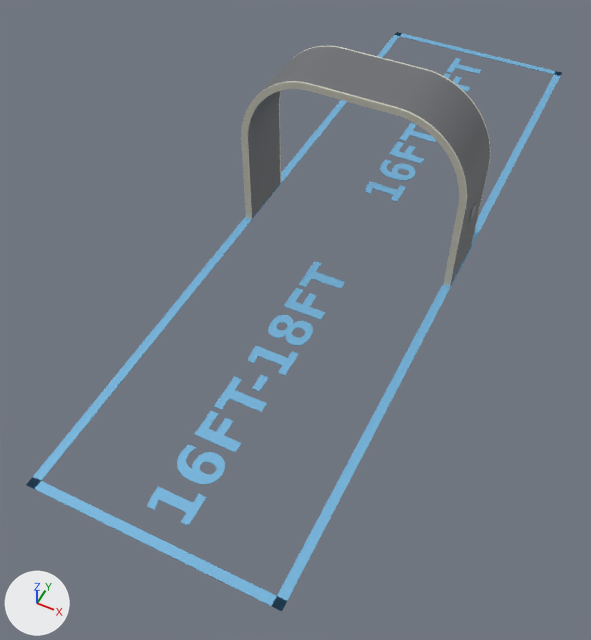
The glTF model public/colibri.glb as it was, and as the next commit left it.
Rendered twice from a 50 mm camera at (3.29, -2.97, 8.28) aimed at (-0.09, 3.79, -0.17). The axes (+X, +Y, +Z) are drawn at lower left. The lights are the same throughout. The older version comes first.

In view in the first picture: 'arch_shell', 'arch_trim_front', 'label_far_end', 'label_near_end', 'lane_left', 'lane_near_end', 'lane_right' and 3 more.
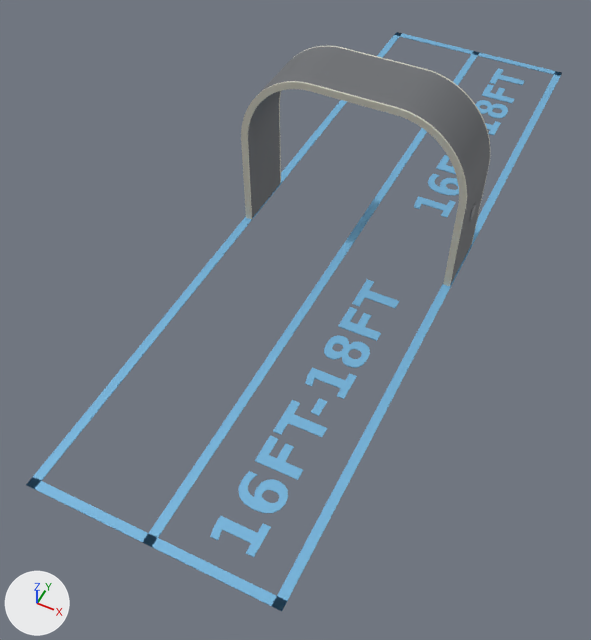
Commit message: Shop preview: centre marker line down the whole lane
The 16FT-18FT labels move beside the line so both stay readable.

Pixel boxes [x1, y1, x2, y2] of what changed, in the pictures (591 x 640 px):
'label_near_end', moved: before [147, 261, 345, 526]; after [210, 279, 399, 557]
'lane_centre', added: after [142, 54, 478, 547]
'label_far_end', moved: before [365, 58, 481, 202]; after [414, 68, 525, 218]

What changed in the scene script:
```text
Change me_label_near_end:
    used by ob_label_near_end; location = (0.0, 0.0, 0.0)
    remove me_label_near_end.from_pydata(...)  # 350 vertices, 676 faces; spans x -0.29..0.29, y 0.39..4.79, z 0.0..0.01
    add me_label_near_end.from_pydata(...)  # 350 vertices, 676 faces; spans x 0.53..1.12, y 0.39..4.79, z 0.0..0.01
    me_label_near_end part 1: the whole mesh is moved by (0.82, 0.0, 0.0)
Change me_label_far_end:
    used by ob_label_far_end; location = (0.0, 0.0, 0.0)
    remove me_label_far_end.from_pydata(...)  # 350 vertices, 676 faces; spans x -0.29..0.29, y 6.56..10.96, z 0.0..0.01
    add me_label_far_end.from_pydata(...)  # 350 vertices, 676 faces; spans x 0.53..1.12, y 6.56..10.96, z 0.0..0.01
    me_label_far_end part 2: the whole mesh is moved by (0.82, 0.0, 0.0)
Add me_lane_centre:
    me_lane_centre.from_pydata([(-0.06, 11.35, 0.0), (-0.06, 0.0, 0.0), (-0.06, 11.35, 0.01), (-0.06, 0.0, 0.01), (0.06, 11.35, 0.0), (0.06, 0.0, 0.0), (0.06, 11.35, 0.01), (0.06, 0.0, 0.01)], [], [(1, 3, 0), (4, 1, 0), (0, 3, 2), (2, 4, 0), (1, 7, 3), (5, 1, 4), (5, 7, 1), (3, 7, 2), (6, 4, 2), (2, 7, 6), (6, 5, 4), (7, 5, 6)])
    me_lane_centre.materials.append(mat_material_3)  # blue #76b4db
Add ob_lane_centre:
    ob_lane_centre = bpy.data.objects.new('lane_centre', me_lane_centre)
    ob_lane_centre.location = (0.0, 0.0, 0.0)
```
